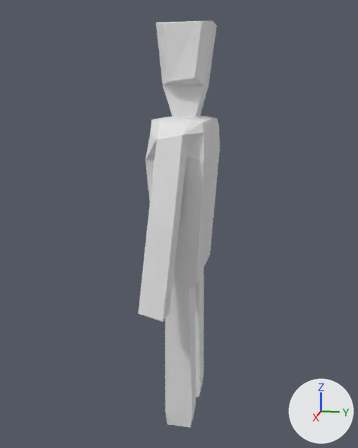
The Blender file Game/BlendFileForGameModels/LowResPlayerModel.blend: old version first, new version second.
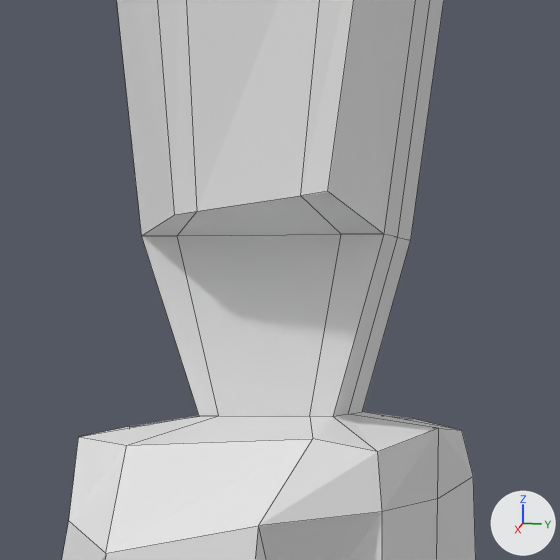
There are two pictures of each version: one whole from a camera (50 mm lens) standing at (2.689, 0.496, 0.691) and looking at (-0.003, -0.043, 0.018), one close up on the part from 39% to 65% of the width and 10% to 31% of the height. Every picture has the same lights, and +X, +Y and +Z are marked at lower right. The close-ups show mesh edges as thin lines.

Script lines for the objects in view, before the commit:
```python
me_cube_002 = bpy.data.meshes.new('Cube.002')
me_cube_002.from_pydata(...)  # 96 vertices, 94 faces; spans x 0.0..0.54, y -0.14..0.14, z -1.14..1.08
ob_cube = bpy.data.objects.new('Cube', me_cube_002)
ob_cube.location = (0.0, 0.0, 0.0)
_m = ob_cube.modifiers.new('Mirror', 'MIRROR')
_m.use_clip = True
_m.merge_threshold = 0.0
```
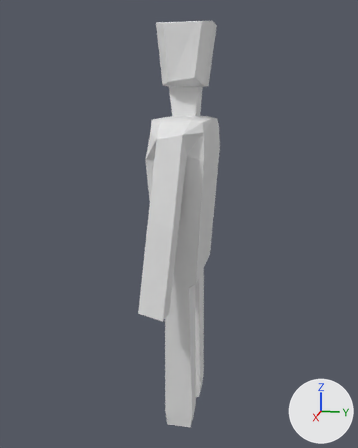
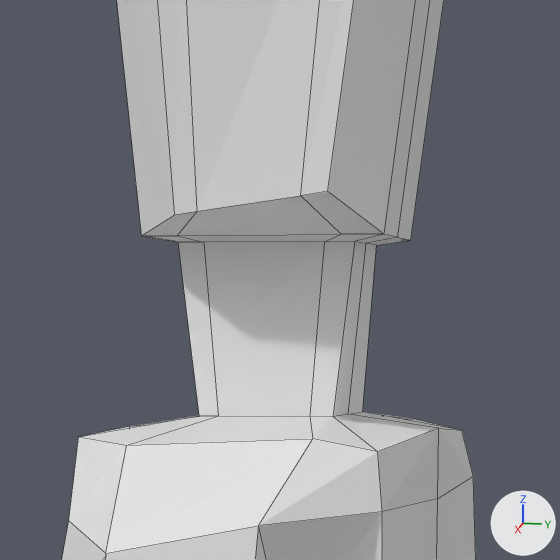
Where the newer file only moved an object's origin or applied its transform, the numbers keep the older frame.

Location of each change, (x1, y1, x2, y2) in pixels of the close-ups (560 x 560 px):
'Cube', reshaped, modifiers changed: (62, 0, 476, 560) in both
part 1 of me_cube_002, built on: before (142, 234, 411, 417); after (145, 0, 476, 560)

The change in detail:
me_cube_002 is used by ob_cube; location (0.0, 0.0, 0.0).
me_cube_002 had 96 vertices, 94 faces and spanned x 0.0..0.54, y -0.14..0.14, z -1.14..1.08.
me_cube_002 now has 164 vertices, 162 faces and spans x -0.54..0.54, y -0.14..0.14, z -1.14..1.08.
Part 1, on me_cube_002:
4 vertices are removed from x 0.0, y -0.1..0.09, z 0.42..0.77.
20 faces are deleted.
5 vertices move from x 0.0, y -0.1..0.09, z 0.54..0.62 to x -0.31..-0.08, y -0.12..0.14, z 0.54..0.62.
65 vertices are added at x -0.54..0.06, y -0.14..0.14, z -1.14..1.07.
7 new vertices lie (-0.08, 0.0, 0.0) away from vertices in x 0.0, y -0.14..0.14, z 0.62..1.08.
88 new faces join them.
Object 'Cube' (ob_cube) loses its MIRROR modifier named 'Mirror'.
Modifier setting removed (it was use_clip = True).
Modifier setting removed (it was merge_threshold = 0.0).
